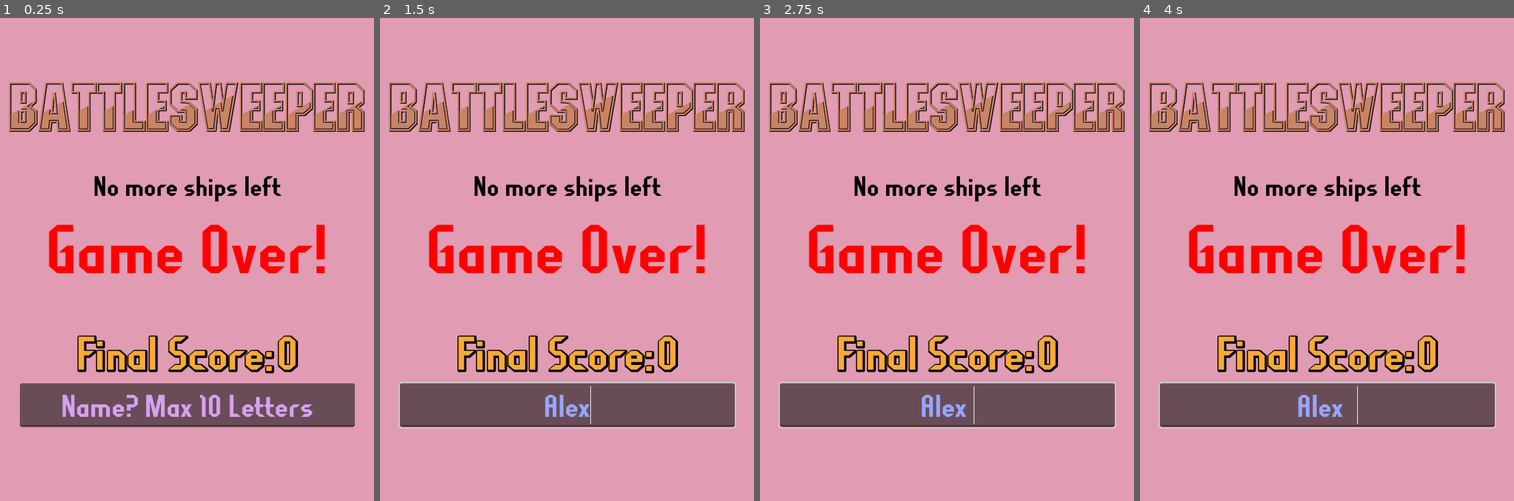
Above: before the commit, frames 1-4 (left to right).
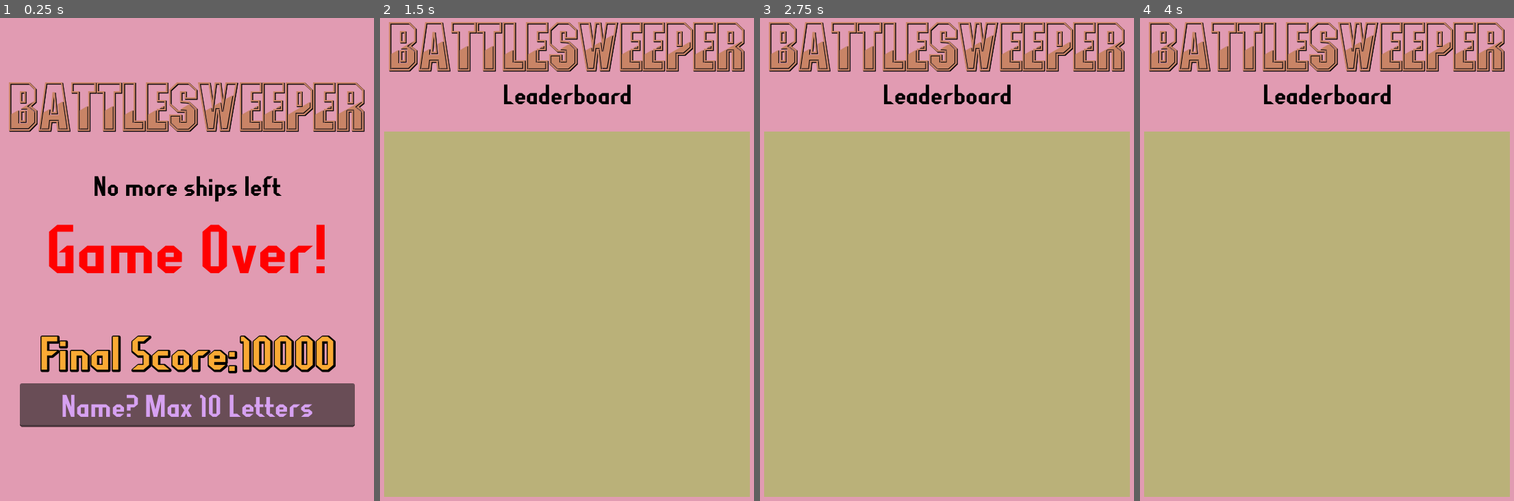
Above: after the commit, the same moments.

Repository: OverTimeChaos/BattleSweeper
Game: Godot game, scene res://Codes and Screens/OverScreen.tscn
Same seed, same stepped clock (60 frames per second), same inputs: the game is played once before the commit and once after it. This scene is started directly instead of the project's main scene.
Inputs (mouse positions are in pixels of both pictures, inside the frame that each line leads up to):
- Up to frame 1 (0.25 s): no input
- Up to frame 2 (1.5 s): click (567, 404) at 0.52 s; type "Alex" at 0.6 s; tap Enter (Enter) at 1.25, 1.35 s; move the mouse to (667, 235) at 1.27 s; click (667, 235) at 1.42 s
- Up to frame 3 (2.75 s): tap Space at 2 s; move the mouse to (853, 288) at 2.02 s; tap Enter (Enter) at 2.1 s; click (853, 288) at 2.17 s
- Up to frame 4 (4 s): tap Enter (Enter) at 2.75, 3.05, 3.8 s; move the mouse to (1371, 148) at 2.77 s; press the mouse at (1371, 148) at 2.78 s; tap Space at 3.5 s; move the mouse to (1304, 365) at 3.52 s; release the mouse at (1304, 365) at 3.53 s; right-click (1304, 365) at 3.6 s; click (1304, 365) at 3.67 s

The runs differ from the first frame. In frame 1, 4.0% of the frame differs, in the area x 10-90%, y 65-74%; in frame 2, 85%, in the area x 1-99%, y 0-100%; in frame 3, 85%; in frame 4, 85%.
Error before the commit: Invalid access to property or key '1' on a base object of type 'Nil'. (res://Codes)
Error after the commit: Invalid access of index '4' on a base object of type: 'Array'. (res://Codes)

Commit message:
Leader BOared :3333333

Diff:
--- a/Godot project/Codes and Screens/Debug.gd
+++ b/Godot project/Codes and Screens/Debug.gd
@@ -8,14 +8,17 @@
 		if ListenerOn == false: #turns off and on debugger
 			ListenerOn = true
 			command = "" #clears "command" varibale for debugging
-			print ("Debug on")
+			$VBoxContainer.show()
 		else:
 			ListenerOn = false
-			print ("Debug off")
+			$VBoxContainer.hide()
 	if ListenerOn == true:
+		$VBoxContainer/Command.text = command
 		if Input.is_action_just_pressed("ClearDebug"):
 			command = ""
-			print ("Cleared")
+			$"VBoxContainer/Debug message".text = "Cleared"
+			await get_tree().create_timer(1.0).timeout
+			$"VBoxContainer/Debug message".text = ""
 		if command == "COVER":  #Hides frames when "cover" is entered
 			$Mechanics.Debug("cover")
 			command = ""  # clears "command" variable so that the same command doesn't play again
@@ -24,10 +27,14 @@
 			command = ""
 		if command == "GAME":
 			$Mechanics.Debug("game")
+			command = ""
 		if command == "ADD":
 			StandAlone.PlayerScore += 100
-			print ("Added")
 			command = ""
+			$"VBoxContainer/Debug message".text = "Added"
+			await get_tree().create_timer(1.0).timeout
+			$"VBoxContainer/Debug message".text = ""
+
 
 # Get pressed keys
 func _input(event):
--- a/Godot project/Codes and Screens/HUDComplete.gd
+++ b/Godot project/Codes and Screens/HUDComplete.gd
@@ -3,7 +3,7 @@
 
 # Called when the node enters the scene tree for the first time.
 func _ready():
-	StandAlone.PlayerScore += 1#adds one to the PlayerScore everytime the level is complete
+	StandAlone.PlayerScore += 1 #adds one to the PlayerScore everytime the level is complete
 	$VBoxContainer/HBoxContainer/Number.text = str(StandAlone.PlayerScore)
 # Called every frame. 'delta' is the elapsed time since the previous frame.
 func _process(delta):
--- a/Godot project/Codes and Screens/HUDOver.gd
+++ b/Godot project/Codes and Screens/HUDOver.gd
@@ -4,125 +4,48 @@
 # Called when the node enters the scene tree for the first time.
 func _ready():
 	$Bottom/HBoxContainer/Number.text = str(StandAlone.PlayerScore)
-	var dic = openfile()
-	print (dic)
-	var arr =[dic[1],dic[2],dic[3],dic[4],dic[5]]
-	print (arr)
+	StandAlone.openfile() #opens and sorts the file by highest to smallest scores and archivers
+
 # Called every frame. 'delta' is the elapsed time since the previous frame.
 func _process(delta):
 	if Input.is_action_just_pressed("Enter"):
 		savefile() #saves the score of the player
+		get_tree().change_scene_to_file("res://Codes and Screens/LeaderScreen.tscn")
 
 func savefile():
+	cutoff = StandAlone.scores[4]
 	#sortfile() #sorts the files
 	if StandAlone.PlayerScore < cutoff: #won't add player to score file if player score is under the lowest score
+		$Bottom/notsave.show()
+		await get_tree().create_timer(1.0).timeout
 		pass
 	else:
 		savingfile()
-
+	#Swtiches to the leader board screen
 func _on_line_edit_text_submitted(new_text):
 	name = new_text #grabs the enter name
 
-func openfile():
-	var scoresandnames = {}
-	var config = ConfigFile.new() #new instantance of ConfigFile
-
-	# Load data from a file.
-	var file = config.load("user://scores.cfg")
-
-	# If the file didn't load, ignore it.
-	if file != OK:
-		return
-
-	# Iterate over all sections.
-	for player in config.get_sections():
-		# Fetch the data for each section.
-		var player_name = config.get_value(player, "player_name")
-		var player_score = config.get_value(player, "score")
-		scoresandnames[player_name] = player_score
-
-	return scoresandnames
-
-#func sortfile():
-	#var dic = openfile()
-	#var arr =[dic.dic_one,dic.dic_two,dic.dic_three,dic.dic_four,dic.dic_five]
-	#
-	#_name_matched()
-	#
-##if no name is same when sorting
-#func _no_name_matched_sorting():
-	#arr[0].name=title
-	#arr[0].score=score
-	#var new_name
-	#var new_score
-	#var k = arr.size()-1
-	#for i in range(arr.size()):
-		#if i<arr.size():
-			#if k >0:
-				#if arr[0].score>arr[k].score:
-					#new_name=arr[0].name
-					#new_score=arr[0].score
-					#arr[0].score=arr[k].score
-					#arr[0].name= arr[k].name
-					#arr[k].score=new_score
-					#arr[k].name = new_name
-				#print(arr[0])
-			#k=k-1
-##if name matched it will only sort if the previous score will be less than the new score of the same name
-#func _name_matched():
-	#name_matched=false
-	#arr[0].name=title
-	#arr[0].score=score
-	#var new_name
-	#var new_score
-	#var k = arr.size()-1
-	#var j=k-1
-	#for i in range(arr.size()):
-		#if i<arr.size():
-			#if k >0:
-				#if arr[0].name==arr[k].name and arr[0].score>arr[k].score:
-					#arr[k].name=arr[0].name
-					#arr[k].score=arr[0].score
-					#name_matched=true
-				#elif  arr[0].name==arr[k].name and arr[0].score<=arr[k].score:
-					#name_matched=true
-				#print(arr[0])
-			#k=k-1
-	#print(name_matched)
-	#if !name_matched:
-		#_no_name_matched_sorting()
-	#else:
-		#_name_matched_sorting()
-#func _name_matched_sorting():
-	#arr[0].name="title"
-	#arr[0].score=0
-	#var new_name
-	#var new_score
-	#for j in range(arr.size()):
-		#if j<arr.size()-1:
-			#if arr[j].score>=arr[j+1].score:
-				#new_name=arr[j].name
-				#new_score=arr[j].score
-				#arr[j].score=arr[j+1].score
-				#arr[j].name= arr[j+1].name
-				#arr[j+1].score=new_score
-				#arr[j+1].name = new_name
-
 func savingfile():
 	var config = ConfigFile.new()
+	if name in StandAlone.names:
+		var playernum =StandAlone.names.bsearch(name, true) #find where the repeated name exists in config file
+		config.set_value(StandAlone.sections[playernum], "score", StandAlone.scores[playernum])
 
 
-	config.set_value("Player1", "player_name", "Steve")
-	config.set_value("Player1", "score", 10)
-	config.set_value("Player2", "player_name", "V3geta")
-	config.set_value("Player2", "score", 9001)
-	config.set_value("Player3", "player_name", "ea")
-	config.set_value("Player3", "score", 323)
-	config.set_value("Player4", "player_name", "ds")
-	config.set_value("Player4", "score", 324213)
-	config.set_value("Player4", "player_name", "pp")
-	config.set_value("Player4", "score", 69)
+	StandAlone.scoresandnames[name] = StandAlone.PlayerScore #puts them into a dictionary
+	StandAlone.scores.append (StandAlone.scoresandnames[name])  #puts the scores into an array
+	StandAlone.Sortnew() # sorts everything all the scores with the new score
 
 
-
+	#Assign new top 5 scores
+	config.set_value("Player1", "player_name", StandAlone.names[0])
+	config.set_value("Player1", "score", StandAlone.scores[0])
+	config.set_value("Player2", "player_name", StandAlone.names[1])
+	config.set_value("Player2", "score", StandAlone.scores[1])
+	config.set_value("Player3", "player_name", StandAlone.names[2])
+	config.set_value("Player3", "score", StandAlone.scores[2])
+	config.set_value("Player4", "player_name", StandAlone.names[3])
+	config.set_value("Player4", "score", StandAlone.scores[3])
+	config.set_value("Player5", "player_name", StandAlone.names[4])
+	config.set_value("Player5", "score", StandAlone.scores[4])
 	config.save("user://scores.cfg")
--- a/Godot project/Codes and Screens/HUDOver.tscn
+++ b/Godot project/Codes and Screens/HUDOver.tscn
@@ -100,4 +100,15 @@
 alignment = 1
 max_length = 10
 
+[node name="notsave" type="Label" parent="Bottom"]
+visible = false
+layout_mode = 2
+theme = ExtResource("3_ntebm")
+theme_override_colors/font_color = Color(1, 0, 0, 1)
+theme_override_font_sizes/font_size = 36
+text = "Not Saved
+Score lower then 5th highest score
+"
+horizontal_alignment = 1
+
 [connection signal="text_submitted" from="Bottom/LineEdit" to="." method="_on_line_edit_text_submitted"]
--- /dev/null
+++ b/Godot project/Codes and Screens/HUDScore.gd
@@ -0,0 +1,13 @@
+extends CanvasLayer
+
+
+# Called when the node enters the scene tree for the first time.
+func _ready():
+	$"Bottom/HBoxContainer/Name and Number".text = str(StandAlone.names[0])+ " " + str(StandAlone.scores[0])+ "\n" + str(StandAlone.names[1]) + " "  + str(StandAlone.scores[1])+ "\n" + str(StandAlone.names[2]) + " " + str(StandAlone.scores[2]) + "\n"  + str(StandAlone.names[3])+ " " + str(StandAlone.scores[3])+ "\n" + str(StandAlone.names[4])+ " " + str(StandAlone.scores[4])
+
+
+
+
+# Called every frame. 'delta' is the elapsed time since the previous frame.
+func _process(delta):
+	pass
--- a/Godot project/Codes and Screens/HUDScore.tscn
+++ b/Godot project/Codes and Screens/HUDScore.tscn
@@ -1,9 +1,11 @@
-[gd_scene load_steps=3 format=3 uid="uid://trevuaislst7"]
+[gd_scene load_steps=4 format=3 uid="uid://trevuaislst7"]
 
 [ext_resource type="Theme" uid="uid://ccvuhvxgyotno" path="res://Assets/Font/normaltext.tres" id="1_ns87j"]
+[ext_resource type="Script" path="res://Codes and Screens/HUDScore.gd" id="1_uy8qy"]
 [ext_resource type="Theme" uid="uid://cgxqnpg5ax2u6" path="res://Assets/Font/Title.tres" id="2_q55bx"]
 
 [node name="HUDScore" type="CanvasLayer"]
+script = ExtResource("1_uy8qy")
 
 [node name="Title" type="Label" parent="."]
 anchors_preset = 8
@@ -59,29 +61,19 @@
 layout_mode = 2
 alignment = 1
 
-[node name="Name1" type="Label" parent="Bottom/HBoxContainer"]
+[node name="Name and Number" type="Label" parent="Bottom/HBoxContainer"]
 layout_mode = 2
 theme = ExtResource("1_ns87j")
 theme_override_colors/font_color = Color(0.980392, 0.666667, 0.203922, 1)
 theme_override_colors/font_shadow_color = Color(0, 0, 0, 1)
 theme_override_constants/shadow_outline_size = 10
 theme_override_font_sizes/font_size = 69
-text = "FinalScore
-FinalScore
-FinalScore
-FinalScore
-FinalScore
-"
 
 [node name="Number1" type="Label" parent="Bottom/HBoxContainer"]
+visible = false
 layout_mode = 2
 theme = ExtResource("1_ns87j")
 theme_override_colors/font_color = Color(0.980392, 0.666667, 0.203922, 1)
 theme_override_colors/font_shadow_color = Color(0, 0, 0, 1)
 theme_override_constants/shadow_outline_size = 10
 theme_override_font_sizes/font_size = 69
-text = " 0
- 0
- 0
- 0
- 0"
--- a/Godot project/Codes and Screens/HUDStart.gd
+++ b/Godot project/Codes and Screens/HUDStart.gd
@@ -1,9 +1,20 @@
 extends CanvasLayer
-
-
+var fileexists = FileAccess.file_exists("user://scores.cfg")
 # Called when the node enters the scene tree for the first time.
-func _ready():
-	pass
+func _ready(): #
+	if fileexists == false: #if scores.cfg doesn't exist configs defualt file (usuaully on first boot up of the game)
+		var config = ConfigFile.new()
+		config.set_value("Player1", "player_name", "Player1")
+		config.set_value("Player1", "score", 0)
+		config.set_value("Player2", "player_name", "Player2")
+		config.set_value("Player2", "score", 0)
+		config.set_value("Player3", "player_name", "Player3")
+		config.set_value("Player3", "score", 0)
+		config.set_value("Player4", "player_name", "Player4")
+		config.set_value("Player4", "score", 0)
+		config.set_value("Player5", "player_name", "Player5")
+		config.set_value("Player5", "score", 0)
+		config.save("user://scores.cfg")
 
 # Called every frame. 'delta' is the elapsed time since the previous frame.
 func _process(delta):
--- a/Godot project/Codes and Screens/LeaderScreen.tscn
+++ b/Godot project/Codes and Screens/LeaderScreen.tscn
@@ -24,6 +24,6 @@
 offset_bottom = 342.0
 grow_horizontal = 2
 grow_vertical = 2
-color = Color(0.211765, 0.239216, 0.290196, 1)
+color = Color(0.729763, 0.694403, 0.475662, 1)
 
 [node name="HUDScore" parent="." instance=ExtResource("1_q6u6m")]
--- a/Godot project/Codes and Screens/MainGame.tscn
+++ b/Godot project/Codes and Screens/MainGame.tscn
@@ -33,3 +33,20 @@
 script = ExtResource("3_mi6uc")
 
 [node name="Main game Graphics" parent="." instance=ExtResource("3_pre6p")]
+
+[node name="VBoxContainer" type="VBoxContainer" parent="."]
+visible = false
+offset_left = 8.0
+offset_top = 104.0
+offset_right = 48.0
+offset_bottom = 144.0
+
+[node name="Debug" type="Label" parent="VBoxContainer"]
+layout_mode = 2
+text = "Debugger on"
+
+[node name="Command" type="Label" parent="VBoxContainer"]
+layout_mode = 2
+
+[node name="Debug message" type="Label" parent="VBoxContainer"]
+layout_mode = 2
--- a/Godot project/Codes and Screens/Mechanics.gd
+++ b/Godot project/Codes and Screens/Mechanics.gd
@@ -34,4 +34,4 @@
 	if type == "level":
 		get_tree().change_scene_to_file("res://Codes and Screens/CompleteScreen.tscn") #Swtiches to the complete level screen
 	if type == "game":
-		pass
+		get_tree().change_scene_to_file("res://Codes and Screens/OverScreen.tscn")
--- a/Godot project/Codes and Screens/StandAlone.gd
+++ b/Godot project/Codes and Screens/StandAlone.gd
@@ -1,6 +1,10 @@
 extends Node
 
-
+#score arrays and dictionaries
+var scoresandnames = {}
+var scores = []
+var names = []
+var sections
 #None of these variables outside of the function are necessaryly needed to be predefined to make the game work
 #However it helps with scablitliy of the game in the future
 #Allows assigning the amount of tiles on the play screen
@@ -21,7 +25,7 @@
 var GameOver = false
 
 #Variable used to save scores
-var PlayerScore = 0
+var PlayerScore = 10000
 
 #Set values
 func BeginGame():
@@ -46,3 +50,35 @@
 	TilesRemain = 64-(MineNumber+ShipParts)
 	TilesUncovered = 0-(ShipParts)
 	Complete = false
+
+
+func openfile():
+	var config = ConfigFile.new() #new instantance of ConfigFile
+
+	# Load data from a file.
+	var file = config.load("user://scores.cfg")
+	sections = config.get_sections()
+	# If the file didn't load, ignore it.
+	if file != OK:
+		return
+
+	# Iterate over all sections.
+	for player in sections:
+		# Fetch the data for each section.
+		var player_name = config.get_value(player, "player_name") #grabs player name from config
+		var player_score = config.get_value(player, "score") #grabs player score from config
+		scoresandnames[player_name] = player_score #puts them into a dictionary
+		scores.append (scoresandnames[player_name]) #puts the scores into an array
+	SortNumber() #sorts the scores from biggest to smallest
+	SortName() #sorts names by biggest scores archive to smallest
+
+func SortNumber():
+	scores.sort_custom(func(a,b): return a>b) #sorts scores by asscending order
+func SortName():
+	var sorted_list = scoresandnames.keys()
+	sorted_list.sort_custom(func(a,b): return scoresandnames[a] > scoresandnames[b]) #sorts names by score
+	names = sorted_list
+
+func Sortnew(): #sorts with new score and makes a new dictionary
+	SortNumber()
+	SortName()
--- /dev/null
+++ b/Godot project/scores.cfg
@@ -0,0 +1,24 @@
+[Player1]
+
+player_name="Player1"
+score=0
+
+[Player2]
+
+player_name="Player2"
+score=0
+
+[Player3]
+
+player_name="Player3"
+score=0
+
+[Player4]
+
+player_name="Player4"
+score=0
+
+[Player5]
+
+player_name="Player5"
+score=0
Not shown, changed: James Fan - Assessment 3_ Major Project.docx
